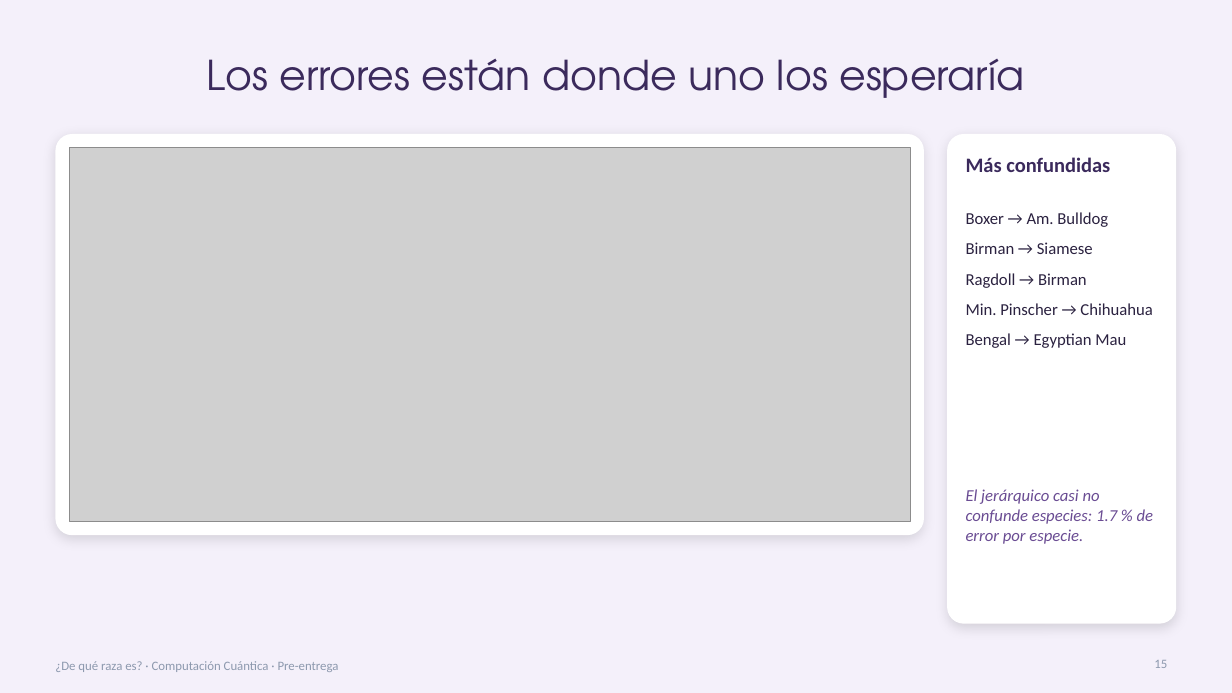
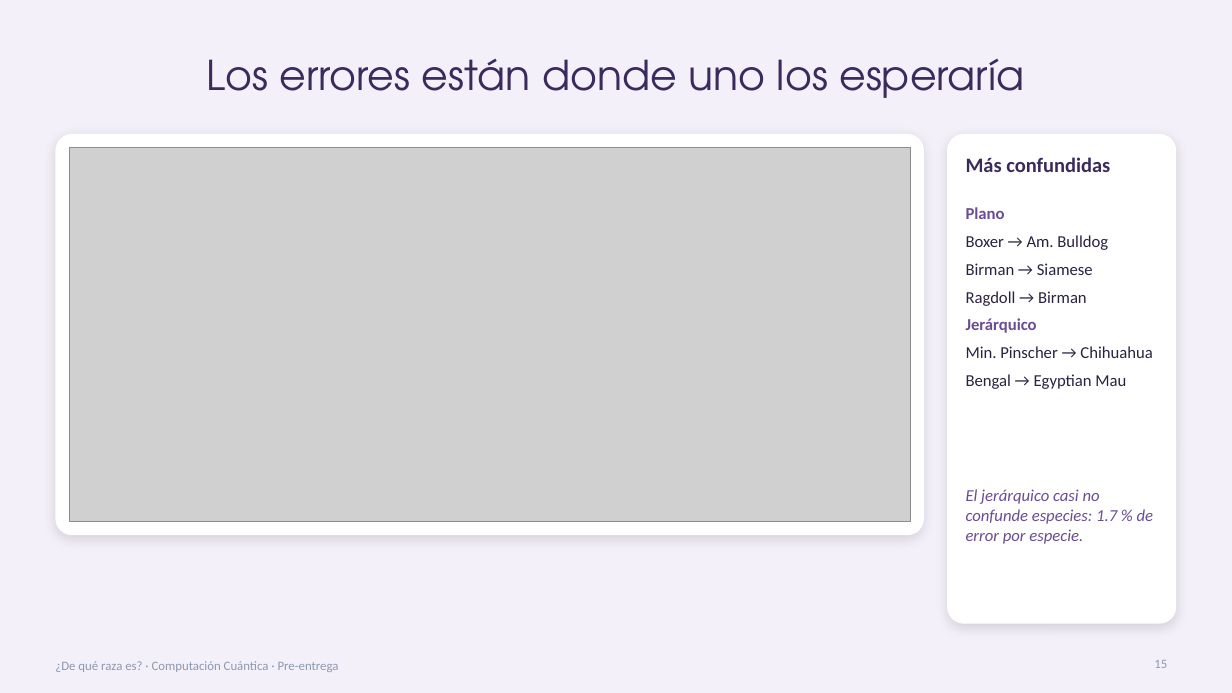
Before and after one commit to KarlaRoChi/Proyecto-FInal-Compu-Cuantica, a slide deck: slide 15 of Presentacion/Presentacion_Preentrega.pptx. Drawn at 1232x693 pixels with LibreOffice and Linux fonts; fonts in the diff are those of the drawing; grey boxes stand for pictures. Boxes give left, top, right and bottom in pixels: in the first picture for what was removed or moved away, otherwise in the second. Text is boxed around its words. In the diff, an @@ line names an element or a change of style, - is before the commit and + after.

Commit message:
Fix slides 15 and 16: split confused pairs by model and state the 2000-shot gap

```diff
--- a/Presentacion/Presentacion_Preentrega.pptx
+++ b/Presentacion/Presentacion_Preentrega.pptx
@@ text at [966, 207, 1005, 219]: paragraph added @@
+Plano
@@ text at [966, 235, 1152, 389]: less space between paragraphs @@
@@ text at [966, 318, 1037, 333]: paragraph added @@
+Jerárquico
```
Also in this commit, not shown: 1 other slide changed, 2 other files.
